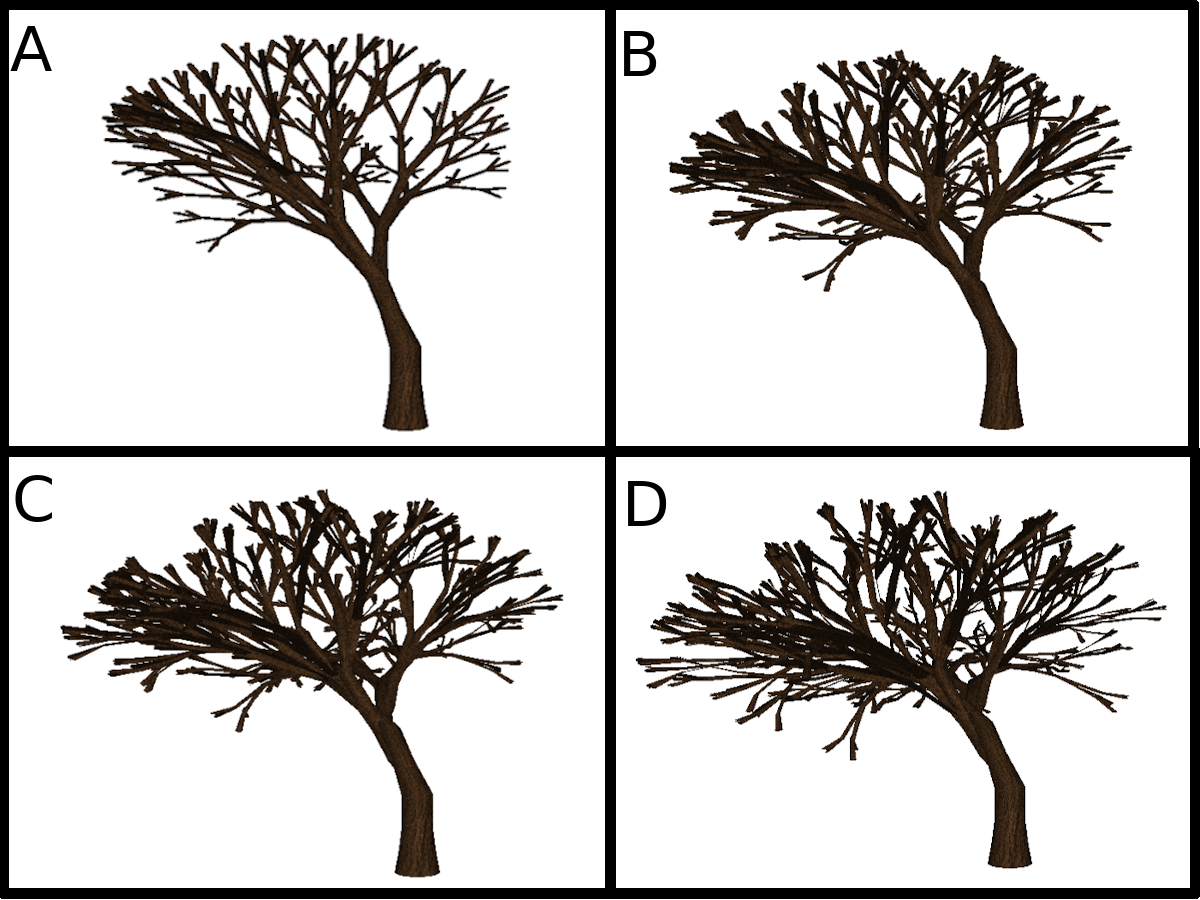
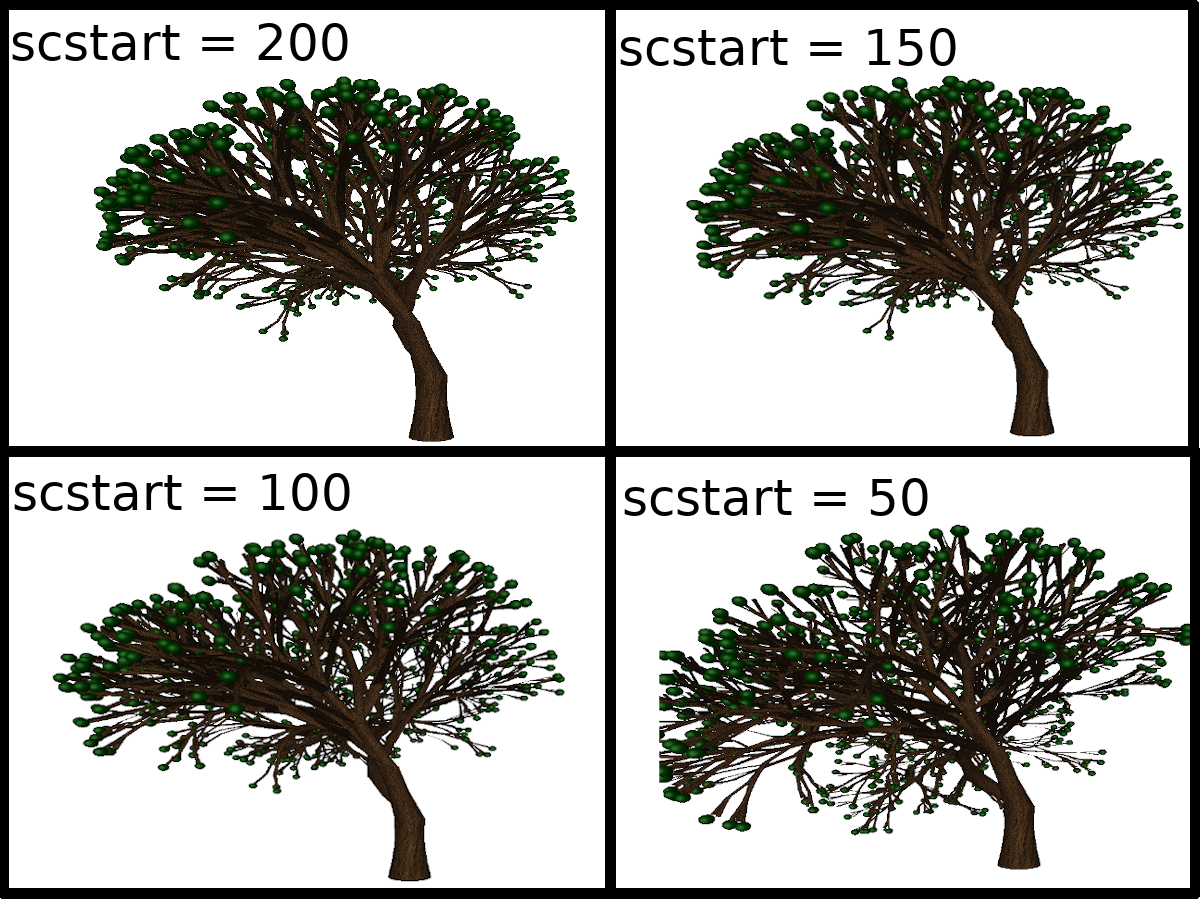
Two versions of the same layered image (1200 x 900). Layer-by-layer changes:
renamed "D" to "scstart = 50", painted on it over [624,478,928,526]
renamed "C" to "scstart = 100", painted on it over [14,473,350,522]
renamed "B" to "scstart = 150", painted on it over [620,28,956,76]
renamed "A" to "scstart = 200", painted on it over [10,23,348,71]
renamed "ternarybranching3_sc_100.png" to "ternarybranching3_1.0_50.png", moved it above "ternarybranching3_1.0_100.png", painted on it over [624,478,1190,870]
renamed "ternarybranching3_sc_150.png" to "ternarybranching3_1.0_100.png", moved it above "ternarybranching3_1.0_150.png", painted on it over [26,473,566,882]
renamed "ternarybranching3_sc_200.png" to "ternarybranching3_1.0_150.png", moved it above "ternarybranching3_1.0_200.png", painted on it over [644,28,1184,437]
renamed "ternarybranching3_sc_inf.png" to "ternarybranching3_1.0_200.png", painted on it over [71,23,623,442]
